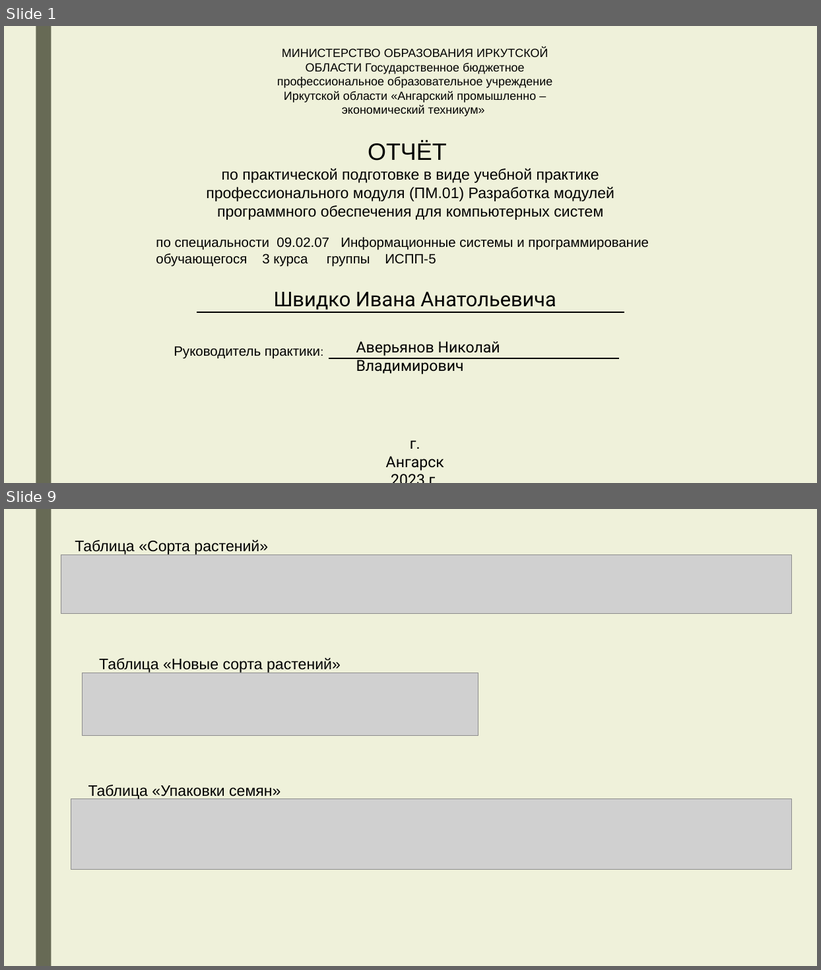
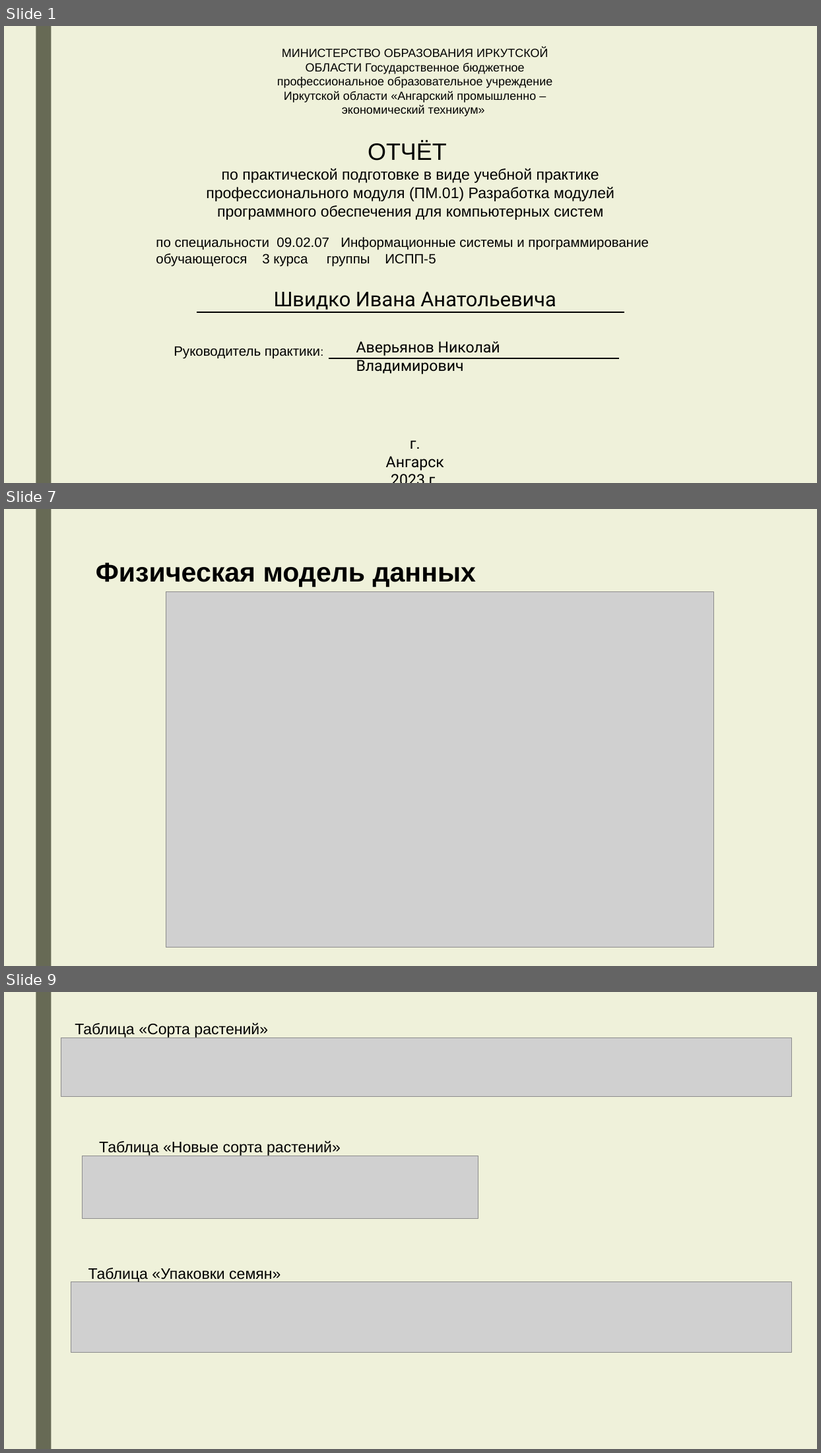
Before and after one commit to APET138/ISPP-5, a slide deck: Презентация по учебной практике.pptx. Shown one above the other, each under a label of ours: slides 1 and 9 before the commit, slides 1, 7 and 9 after it; the slides between them are not shown. The pictures are 821x970 and 821x1453 pixels, drawn with LibreOffice and Linux fonts; fonts in the diff are those of the drawing; grey boxes stand for pictures. Boxes give left, top, right and bottom in pixels: in the first picture for what was removed or moved away, otherwise in the second. Text is boxed around its words. In the diff, an @@ line names an element or a change of style, - is before the commit and + after.

```diff
--- a/Презентация по учебной практике.pptx
+++ b/Презентация по учебной практике.pptx
@@ slide 7 added at <box>4,509,817,966</box>, background #EFF0DC; not listed: 1 template element that a slide beside it also shows @@
@@ text added at <box>96,562,476,587</box>, 32 pt, text #000000, bold @@
+Физическая модель данных
@@ picture added at <box>166,592,714,948</box> @@
```
Also in this commit, not shown: 8 slides changed, 1 slide removed, 7 other files.
